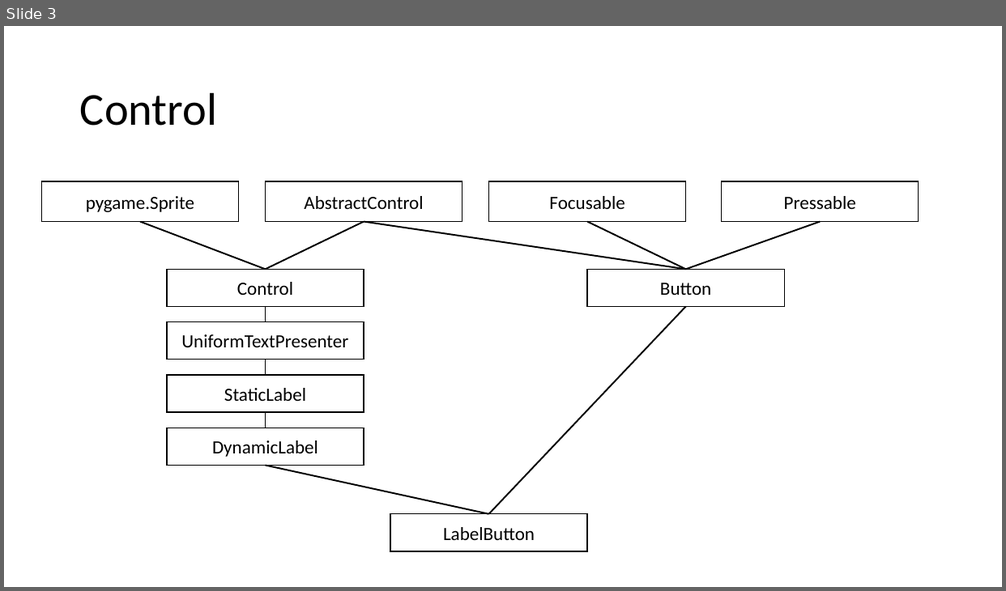
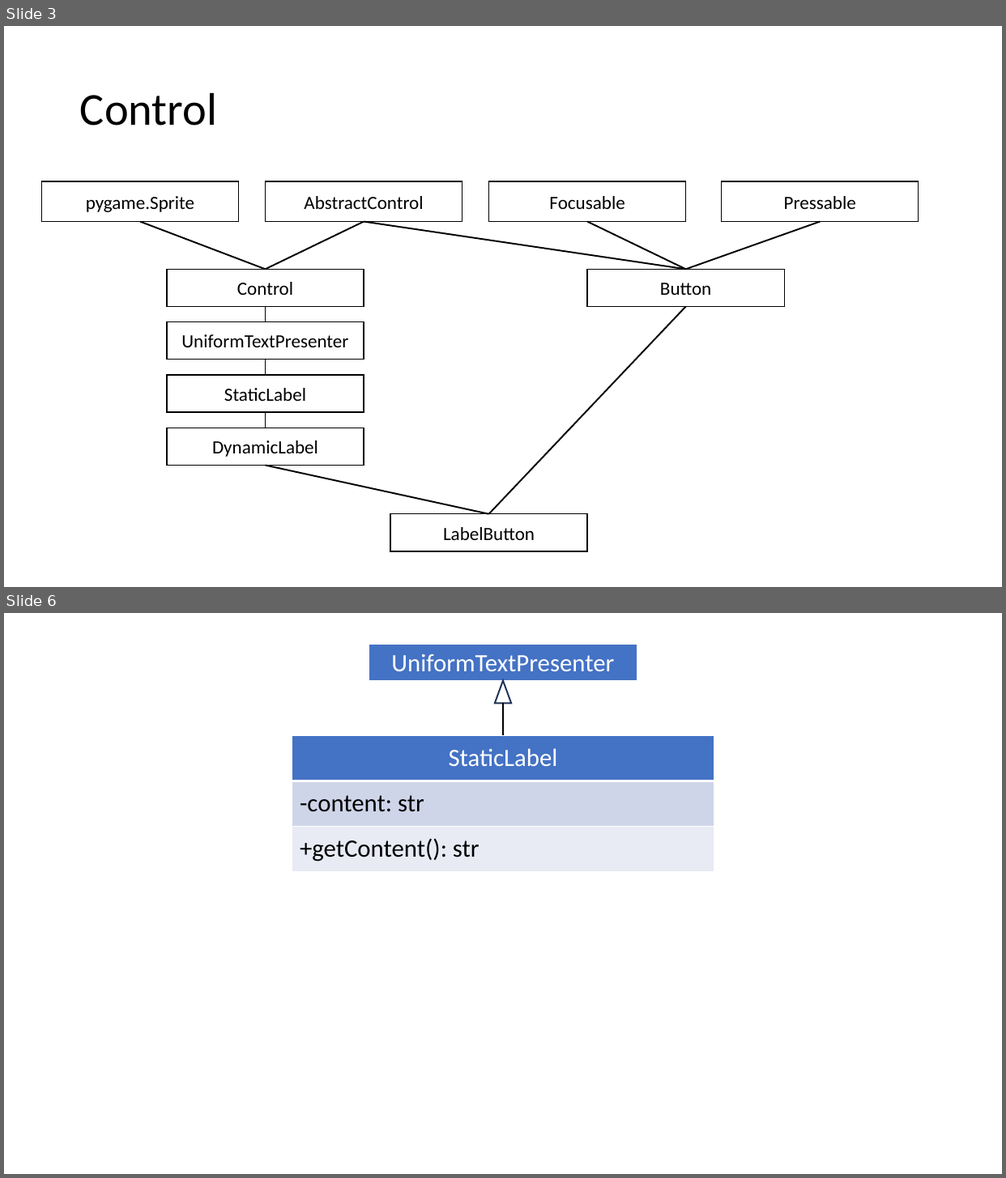
Before and after one commit to wertolf/vocabulary-builder, a slide deck: documentation/diagrams.pptx. Shown one above the other, each under a label of ours: slide 3 before the commit, slides 3 and 6 after it; the slides between them are not shown. The pictures are 1006x591 and 1006x1178 pixels, drawn with LibreOffice and Linux fonts; fonts in the diff are those of the drawing. Boxes give left, top, right and bottom in pixels: in the first picture for what was removed or moved away, otherwise in the second. Text is boxed around its words. In the diff, an @@ line names an element or a change of style, - is before the commit and + after.

```diff
--- a/documentation/diagrams.pptx
+++ b/documentation/diagrams.pptx
@@ slide 6 added at (4,613,1002,1174), background #FFFFFF @@
@@ table added at (369,644,637,681), 1 rows, 1 columns @@
+UniformTextPresenter
@@ triangle added at (495,680,512,703), outline #1E3256 1.5 pt @@
@@ line added from (503, 704) to (503, 736), #000000 1.5 pt @@
@@ table added at (292,736,714,872), 3 rows, 1 columns @@
+StaticLabel
+-content: str
++getContent(): str
```
Also in this commit, not shown: 5 other slides added, 3 other files.
